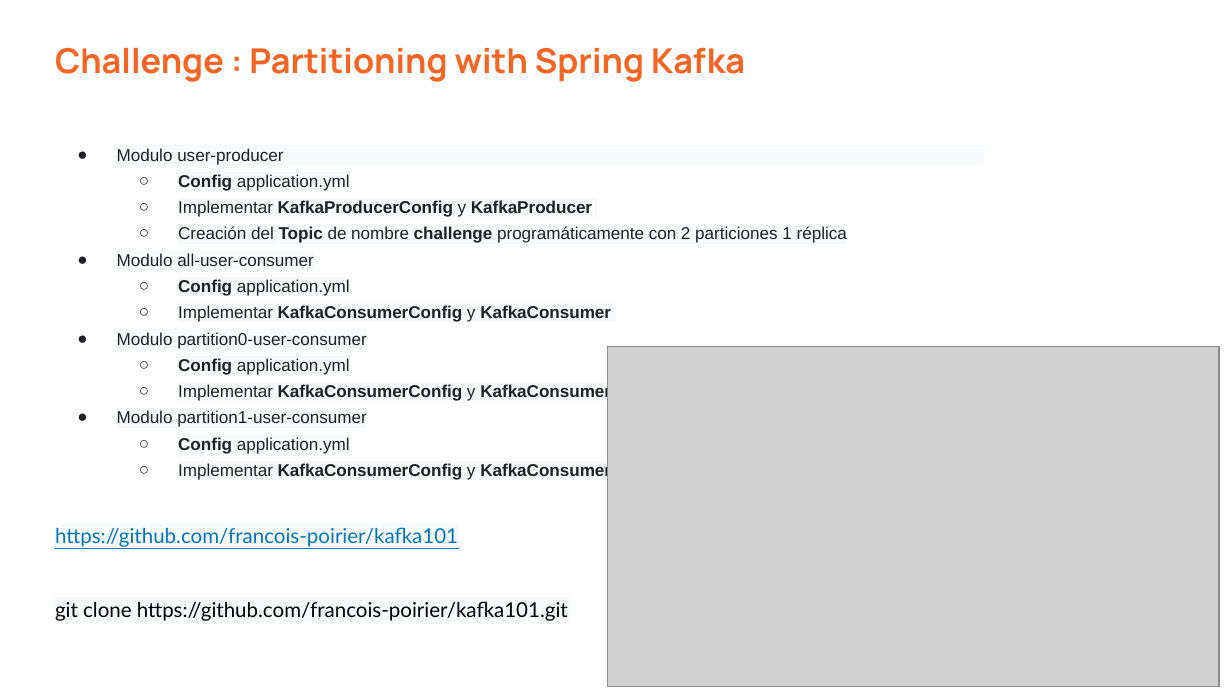
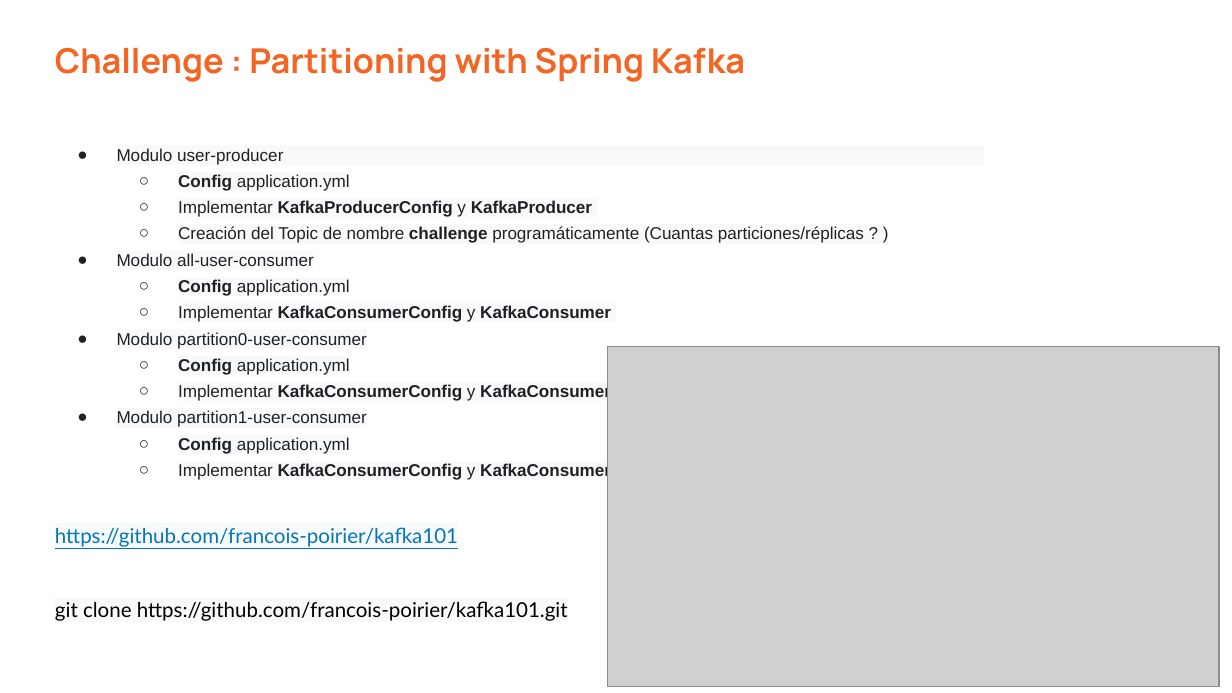
Before and after one commit to vass-engineering/101-kafka, a slide deck: slide 40 of docs/KafkaClients-Producer-Consumer.pptx. Drawn at 1232x693 pixels with LibreOffice and Linux fonts; fonts in the diff are those of the drawing; grey boxes stand for pictures. Boxes give left, top, right and bottom in pixels: in the first picture for what was removed or moved away, otherwise in the second. Text is boxed around its words. In the diff, an @@ line names an element or a change of style, - is before the commit and + after.

Commit message:
update docs

```diff
--- a/docs/KafkaClients-Producer-Consumer.pptx
+++ b/docs/KafkaClients-Producer-Consumer.pptx
@@ text at (178, 226, 864, 243): text changed @@
-  ○ Creación del Topic de nombre challenge programáticamente con 2 particiones 1 réplica
+  ○ Creación del Topic de nombre challenge programáticamente (Cuantas particiones/réplicas ? )
```
